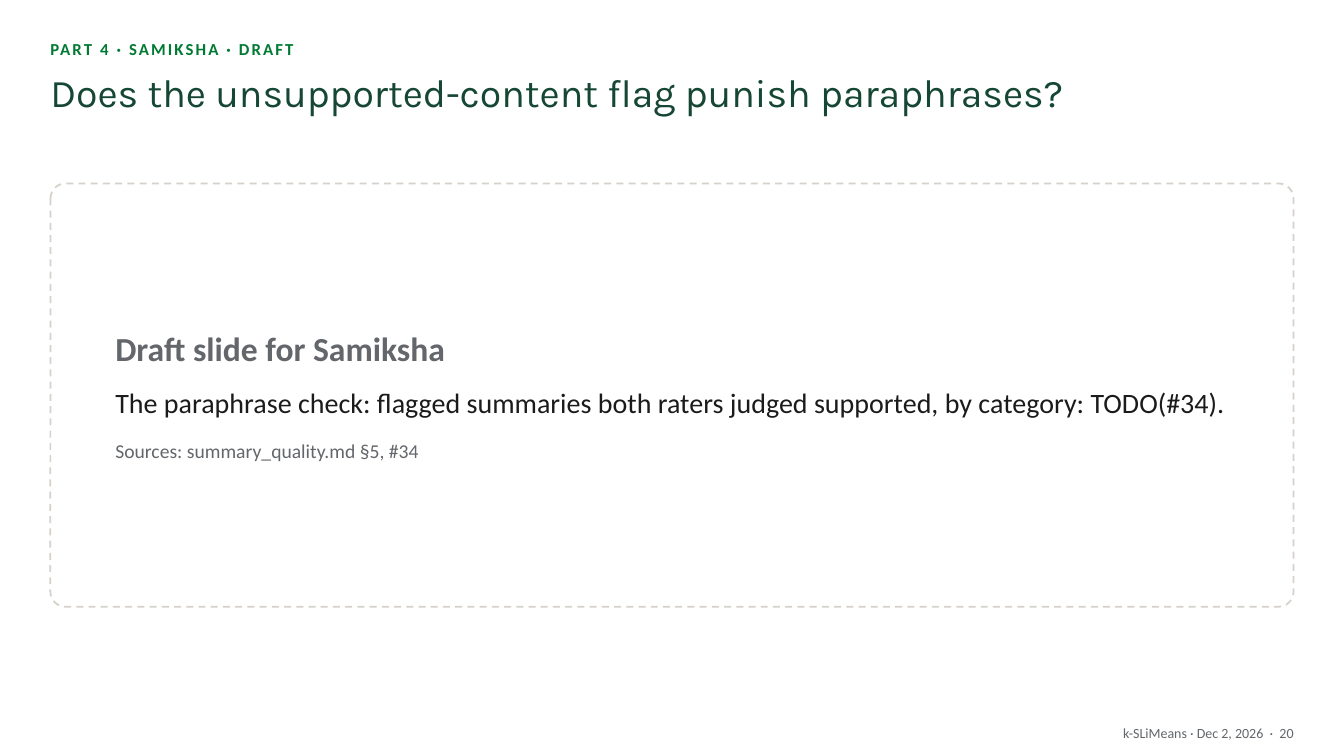
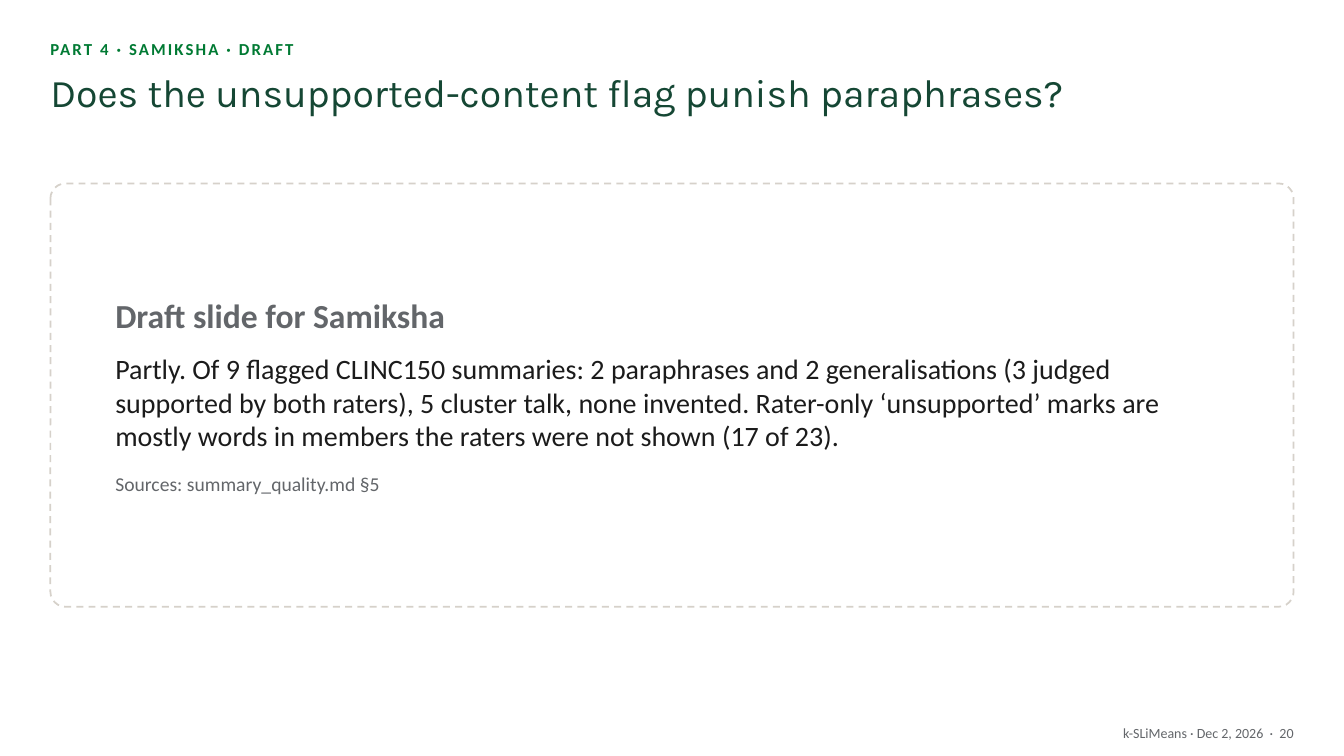
Before and after one commit to k-slimeans/k-slimeans, a slide deck: slide 20 of docs/talk/k-slimeans-talk.pptx. Drawn at 1344x756 pixels with LibreOffice and Linux fonts; fonts in the diff are those of the drawing. Boxes give left, top, right and bottom in pixels: in the first picture for what was removed or moved away, otherwise in the second. Text is boxed around its words. In the diff, an @@ line names an element or a change of style, - is before the commit and + after.

```diff
--- a/docs/talk/k-slimeans-talk.pptx
+++ b/docs/talk/k-slimeans-talk.pptx
@@ text in rounded rectangle at (x1=115, y1=359, x2=1159, y2=494): text changed @@
-The paraphrase check: flagged summaries both raters judged supported, by category: TODO(#34).
-Sources: summary_quality.md §5, #34
+Partly. Of 9 flagged CLINC150 summaries: 2 paraphrases and 2 generalisations (3 judged supported by both raters), 5 cluster talk, none invented. Rater-only ‘unsupported’ marks are mostly words in members the raters were not shown (17 of 23).
+Sources: summary_quality.md §5
```
Also in this commit, not shown: 3 other slides changed, 6 other files.
